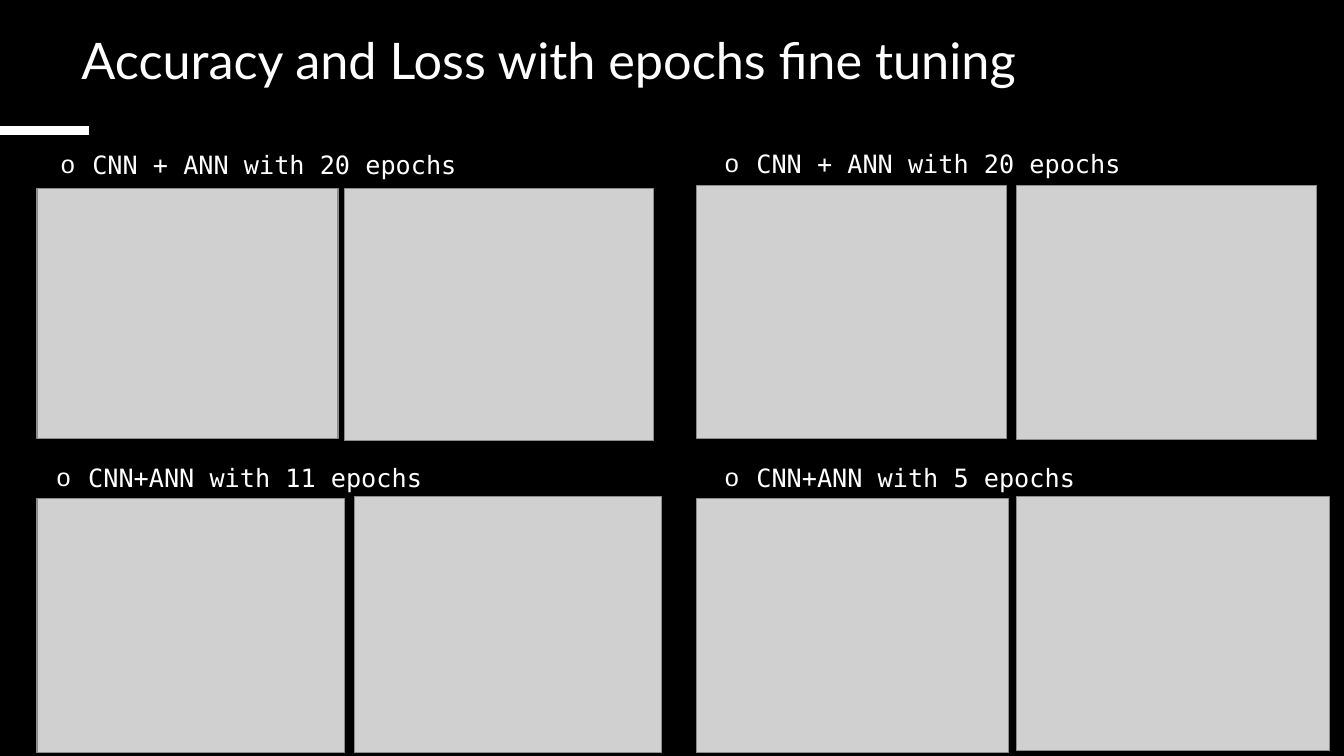
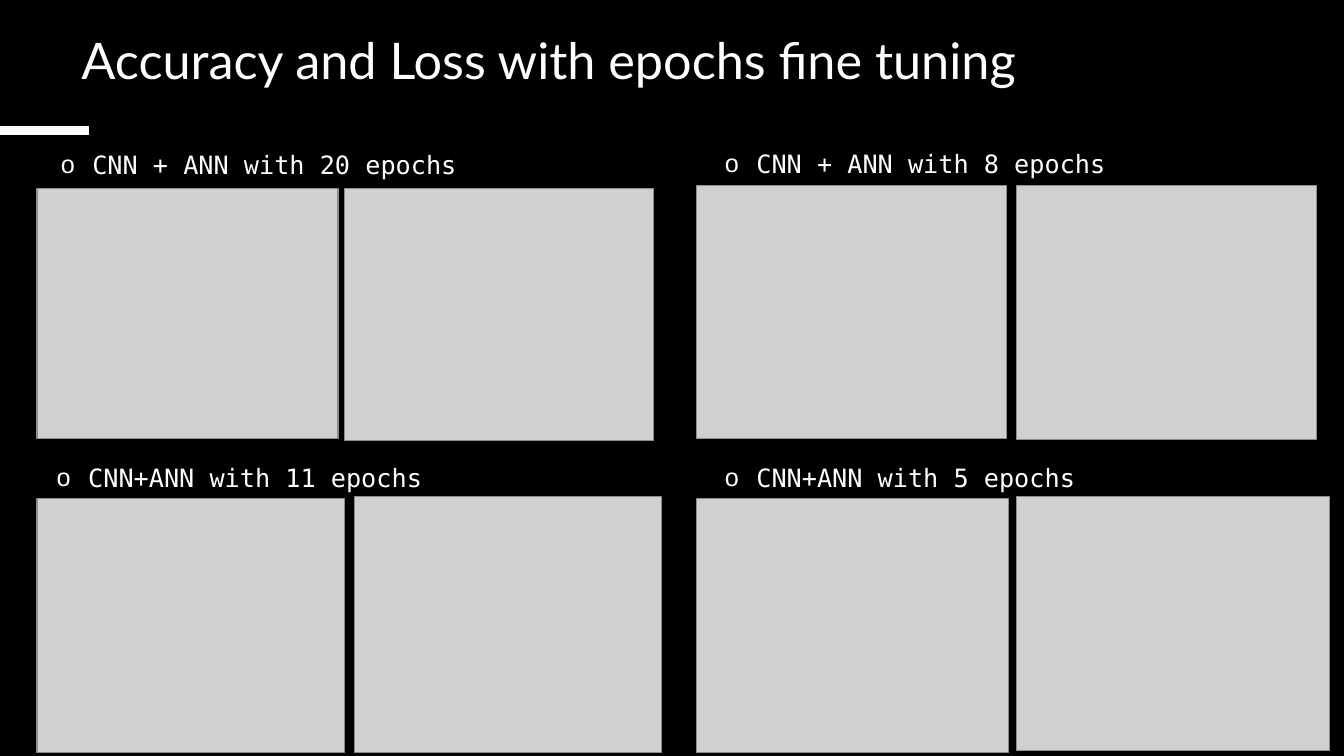
Before and after one commit to mmsuncarol/mids207-proejct, a slide deck: slide 16 of Snowflakes-Final.pptx. Drawn at 1344x756 pixels with LibreOffice and Linux fonts; fonts in the diff are those of the drawing; grey boxes stand for pictures; background and template pictures are left out; a plain dark background stands for a picture behind light text. Boxes give left, top, right and bottom in pixels: in the first picture for what was removed or moved away, otherwise in the second. Text is boxed around its words. In the diff, an @@ line names an element or a change of style, - is before the commit and + after.

```diff
--- a/Snowflakes-Final.pptx
+++ b/Snowflakes-Final.pptx
@@ text at <box>756,154,1105,179</box>: text changed @@
-o CNN + ANN with 20 epochs
+o CNN + ANN with 8 epochs
```
Also in this commit, not shown: 2 other slides changed.
